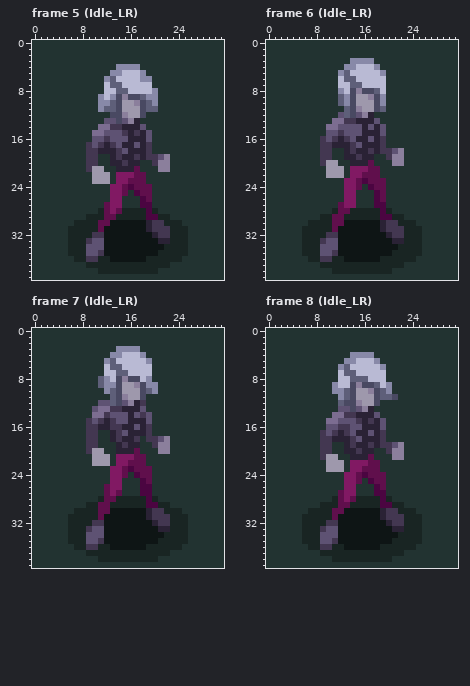
Pixel-art file: Assets/_Sprites/Player/CharacterIdle_All.ase. The picture above was drawn from the file before the commit.
32x40 pixels, 20 frames. Shown: frame 5 (Idle_LR), frame 6 (Idle_LR), frame 7 (Idle_LR), frame 8 (Idle_LR). The commit also changed other frames, which this record leaves out.
After the commit:
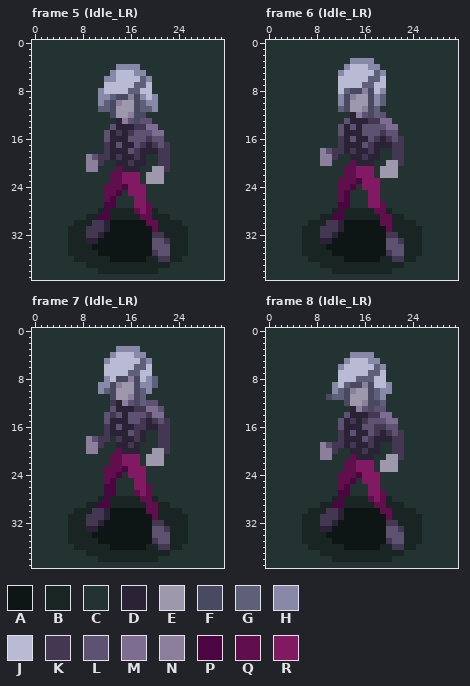
Palette (. is transparent): A #0e1515  B #192523  C #223331  D #2a2235  E #9e98ac  F #494962  G #5e5f79  H #8889a8  J #b9bad4  K #433751  L #5e5273  M #7c6d91  N #8b7f9c  P #4b0541  Q #600f4c  R #811963
What changed:
Changed rows in their new state; - is an unchanged pixel.
Frame 5 (Idle_LR), layer "Body":
first column x 9:
 5 -----J--H-----
 6 ----H----G----
 7 ----JJ--GG----
 8 --H--JJGG--C--
 9 ---HG-FN-HJ---
10 ---GFN--FGH---
11 --G-FE--FG-H--
12 -----EENF-----
13 ---CCDNLFLL---
14 --CCLD--KKMM--
15 -CC-DKDKLL-MM-
16 -CCLDDDLLLKLL-
17 CCCKD----KDKLK
18 CCCK-DDLK-DDKK
19 NLKK------CCKK
20 NNK-C-DK-D-CKK
21 NNC--Q--D--EEK
22 -CCCQQ--RCEEE-
23 -CCCQQ-RRCEEE-
24 ---QQQPRRRC---
25 ---QQPCRRRC---
26 ---QPC--RRC---
27 ---PPC--RRQ---
28 ---PBB--QRQ---
29 --PPB----QQB--
30 -KKD------QQB-
31 KKKD------AQBB
32 K-D--------K-B
33 DDA--------LLK
34 BAA--------LLL
35 BBA--------KLL
36 BB----------KK
Frame 6 (Idle_LR), layer "Body":
first column x 9:
 4 -----J--H-----
 5 ----J----G----
 6 ----JJ--GG----
 7 -----JJGG-----
 8 ---JG-FN-JH---
 9 ---HFN--FHG---
10 ---HFE--FHG---
11 ---GFEENFGC---
12 ---CCDNLFGL---
13 --CCLD--KKMM--
14 -CC-D-DL-L-MM-
15 -CCLDDDLLLKLL-
16 CCCKD----KDKLK
17 CCCK-DDLK-DDKK
18 NLKK------CCKK
19 NNK-C-DK-D-CKK
20 NNC--Q--D--EEK
21 -CCCQQ--RCEEE-
22 -CCCQQ-RRCEEE-
23 ---QQQPRRRC---
24 ---QQPCRRRC---
25 ---QPC--RRC---
26 ---QPC--RRC---
27 ---PPC--RRQ---
28 ---PB----QQ---
29 --PP------QQ--
30 -KKD------QQB-
31 KKKD------AQBB
32 K-D--------K-B
33 DDA--------LLK
34 BAA--------LLL
35 BBA--------KLL
36 BB----------KK
Frame 7 (Idle_LR), layer "Body":
first column x 9:
 4 -----J--H-----
 5 ----J----G----
 6 ----JJ--GG----
 7 -----JJGG-----
 8 --C---FN---G--
 9 --H-FN--FH-G--
10 --HGFE--FGHC--
11 ----FEENFG----
12 --CCKDNLFGLL--
13 -CCCLD--KKMML-
14 -CCLK-DL-LKMM-
15 CCCLDDDLLKDKLK
16 CCCKDL--KKDDKK
17 CC-K-DDLK-C-KK
18 NLKKC----DCCKK
19 NNK---DK---CKK
20 NNC--Q--D--EEK
21 -CCCQQ--RCEEE-
22 -CCCQQ-RRCEEE-
23 ---QQQPRRRC---
24 ---QQPCRRRC---
25 ---QPC--RRC---
26 ---PPC--RRQ---
27 ---PPC--QRQ---
28 ---PB----QQ---
29 --PP------QQ--
30 -KKD------QQB-
31 KKKD------AQBB
32 K-D--------K-B
33 DDA--------LLK
34 BAA--------LLL
35 BBA--------KLL
36 BB----------KK
Frame 8 (Idle_LR), layer "Body":
first column x 9:
 5 -----J--H-----
 6 ----J----G----
 7 ----JJ--GG----
 8 -----J--G-----
 9 ----G-FN-J----
10 ---GFN--FGH---
11 -FGGFE--FGHCC-
12 ---C-EENF-G---
13 ---CCDNLFLL---
14 --CCLD--KKMM--
15 -CC-DKDKLL-MM-
16 -CCLDDDLLKKLL-
17 CCCKD----KDKLK
18 CCCK-DDLK-DDKK
19 NLKK------CCKK
20 NNK-C-DK-D-CKK
21 NNC--Q--D--EEK
22 -CCCQQ--RCEEE-
23 -CCCQQ-RRCEEE-
24 ---QQQPRRRC---
25 ---QQPCRRRC---
26 ---QPC--RRC---
27 ---PPC--RRQ---
28 ---PBB--QRQ---
29 --PPB----QQB--
30 -KKD------QQB-
31 KKKD------AQBB
32 K-D--------K-B
33 DDA--------LLK
34 BAA--------LLL
35 BBA--------KLL
36 BB----------KK
Boxes around the changes in both pictures, in picture pixels (x1, y1, x2, y2):
changed: (86, 70, 170, 262)
changed: (320, 64, 404, 262)
changed: (86, 352, 170, 550)
changed: (320, 358, 404, 550)
